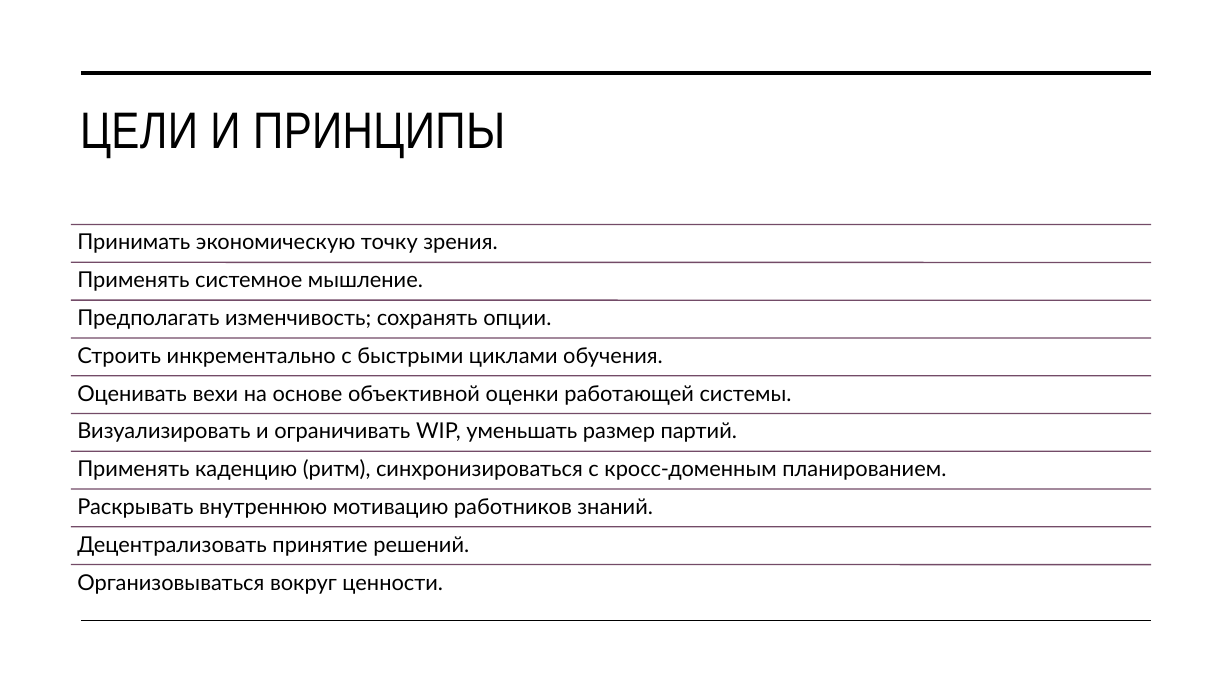
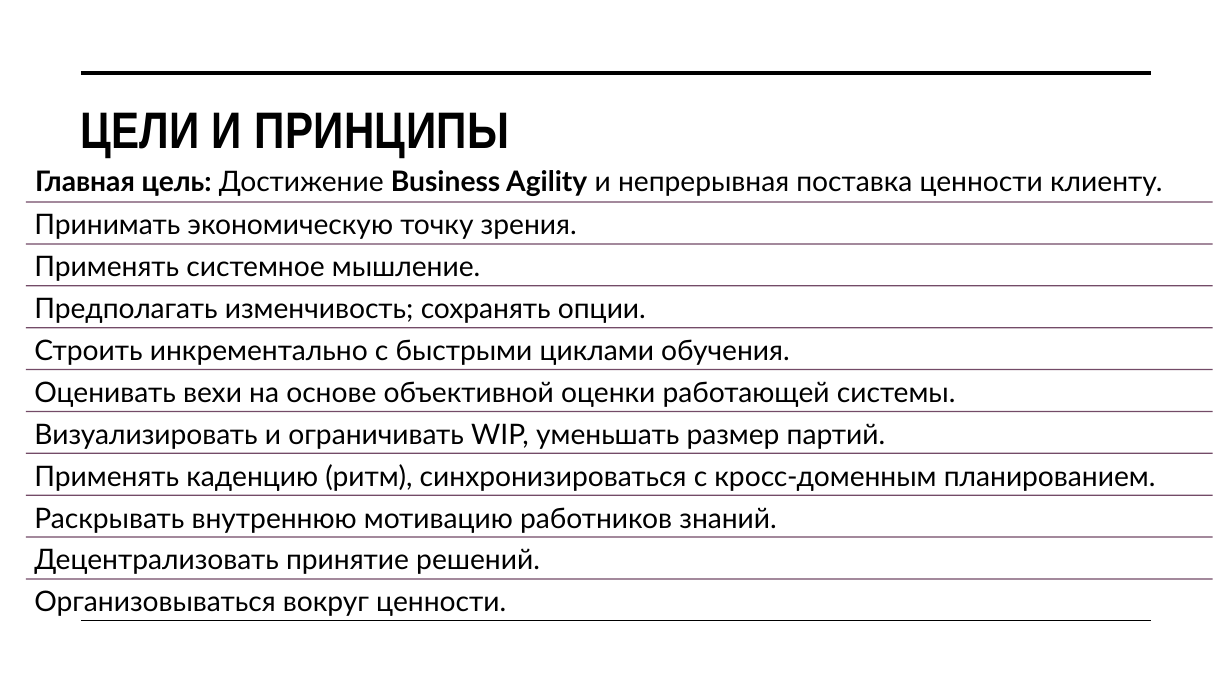
Before and after one commit to Jrol123/obsidian-dvfu_p2, a slide deck: slide 3 of ПРЕДМЕТЫ/Методологии и проектирование ИС/ДЗ/Презентация/SAFe.pptx. Drawn at 1232x693 pixels with LibreOffice and Linux fonts; fonts in the diff are those of the drawing. Boxes give left, top, right and bottom in pixels: in the first picture for what was removed or moved away, otherwise in the second. Text is boxed around its words. In the diff, an @@ line names an element or a change of style, - is before the commit and + after.

```diff
--- a/ПРЕДМЕТЫ/Методологии и проектирование ИС/ДЗ/Презентация/SAFe.pptx
+++ b/ПРЕДМЕТЫ/Методологии и проектирование ИС/ДЗ/Презентация/SAFe.pptx
@@ title "ЦЕЛИ И ПРИНЦИПЫ" at [80,112,510,158]: bold on @@
@@ text added at [35,170,1162,196], 22 pt, text #000000 @@
+Главная цель: Достижение Business Agility и непрерывная поставка ценности клиенту.
@@ size 17 to 22 pt; more space between paragraphs in 10 elements at [34,423,886,449], [34,381,956,407], [34,464,1156,491], [34,339,789,365], [34,507,777,533], [34,548,540,574], [34,297,646,323], [34,255,480,281], [34,590,506,616], [34,213,577,239] @@
@@ text "Принимать экономическую точку зрения.": place and size @@
-text "Принимать экономическую точку зрения." at [77,233,497,253]
+text "Принимать экономическую точку зрения." at [34,213,577,239]
@@ line moved from (71, 225) - (1152, 225) to (26, 202) - (1213, 202) @@
@@ text "Применять системное мышление.": place and size @@
-text "Применять системное мышление." at [77,271,423,291]
+text "Применять системное мышление." at [34,255,480,281]
@@ line moved from (71, 262) - (1152, 262) to (26, 244) - (1213, 244) @@
@@ text "Предполагать изменчивость; сохранять опции.": place and size @@
-text "Предполагать изменчивость; сохранять опции." at [77,309,551,329]
+text "Предполагать изменчивость; сохранять опции." at [34,297,646,323]
@@ line moved from (71, 300) - (1152, 300) to (26, 286) - (1213, 286) @@
@@ text "Строить инкрементально с быстрыми циклами ...": place and size @@
-text "Строить инкрементально с быстрыми циклами ..." at [77,347,663,367]
+text "Строить инкрементально с быстрыми циклами ..." at [34,339,789,365]
@@ line moved from (71, 338) - (1152, 338) to (26, 328) - (1213, 328) @@
@@ text "Оценивать вехи на основе объективной ...": place and size @@
-text "Оценивать вехи на основе объективной ..." at [77,385,792,405]
+text "Оценивать вехи на основе объективной ..." at [34,381,956,407]
@@ line moved from (71, 376) - (1152, 376) to (26, 370) - (1213, 370) @@
@@ text "Визуализировать и ограничивать WIP, уменьшать ...": place and size @@
-text "Визуализировать и ограничивать WIP, уменьшать ..." at [77,422,737,442]
+text "Визуализировать и ограничивать WIP, уменьшать ..." at [34,423,886,449]
@@ line moved from (71, 413) - (1152, 413) to (26, 411) - (1213, 411) @@
@@ text "Применять каденцию (ритм), синхронизироваться с ...": place and size @@
-text "Применять каденцию (ритм), синхронизироваться с ..." at [77,459,946,480]
+text "Применять каденцию (ритм), синхронизироваться с ..." at [34,464,1156,491]
@@ line moved from (71, 451) - (1152, 451) to (26, 454) - (1213, 454) @@
@@ text "Раскрывать внутреннюю мотивацию работников знаний.": place and size @@
-text "Раскрывать внутреннюю мотивацию работников знаний." at [77,498,653,518]
+text "Раскрывать внутреннюю мотивацию работников знаний." at [34,507,777,533]
@@ line moved from (71, 489) - (1152, 489) to (26, 495) - (1213, 495) @@
@@ text "Децентрализовать принятие решений.": place and size @@
-text "Децентрализовать принятие решений." at [77,536,469,556]
+text "Децентрализовать принятие решений." at [34,548,540,574]
@@ line moved from (71, 527) - (1152, 527) to (26, 537) - (1213, 537) @@
@@ text "Организовываться вокруг ценности.": place and size @@
-text "Организовываться вокруг ценности." at [77,574,443,594]
+text "Организовываться вокруг ценности." at [34,590,506,616]
@@ line moved from (71, 565) - (1152, 565) to (26, 579) - (1213, 579) @@
```
Also in this commit, not shown: 2 other slides changed, 7 slides added, 1 other file.
